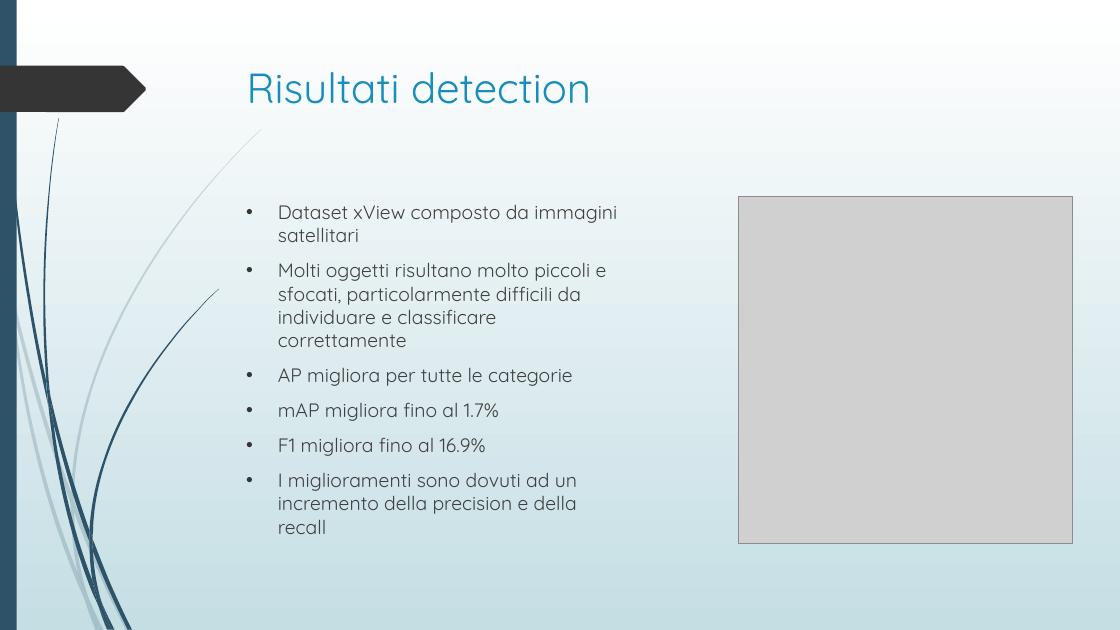
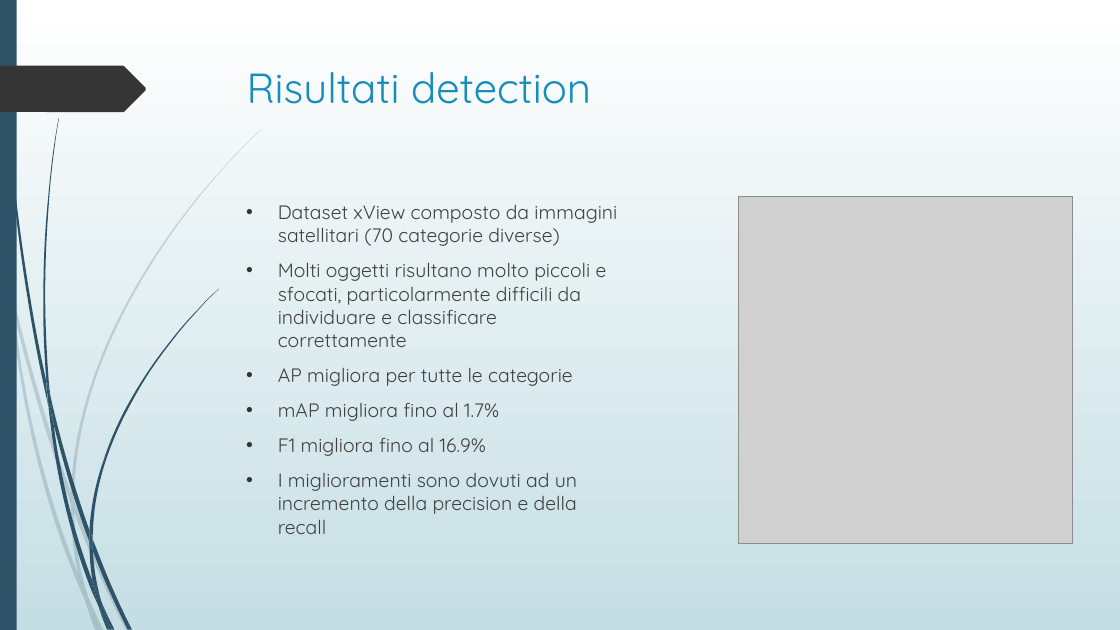
Before and after one commit to davide97l/Tesi-Laurea-Triennale, a slide deck: slide 8 of presentazione_tesi.pptx (slide 6 before the commit). Drawn at 1120x630 pixels with LibreOffice and Linux fonts; fonts in the diff are those of the drawing; grey boxes stand for pictures. Boxes give left, top, right and bottom in pixels: in the first picture for what was removed or moved away, otherwise in the second. Text is boxed around its words. In the diff, an @@ line names an element or a change of style, - is before the commit and + after.

```diff
--- a/presentazione_tesi.pptx
+++ b/presentazione_tesi.pptx
@@ text at (x1=278, y1=205, x2=617, y2=246): text changed @@
-• Dataset xView composto da immagini satellitari
+• Dataset xView composto da immagini satellitari (70 categorie diverse)
```
Also in this commit, not shown: 3 other slides changed, 6 slides added, 5 slides removed, 12 other files.
